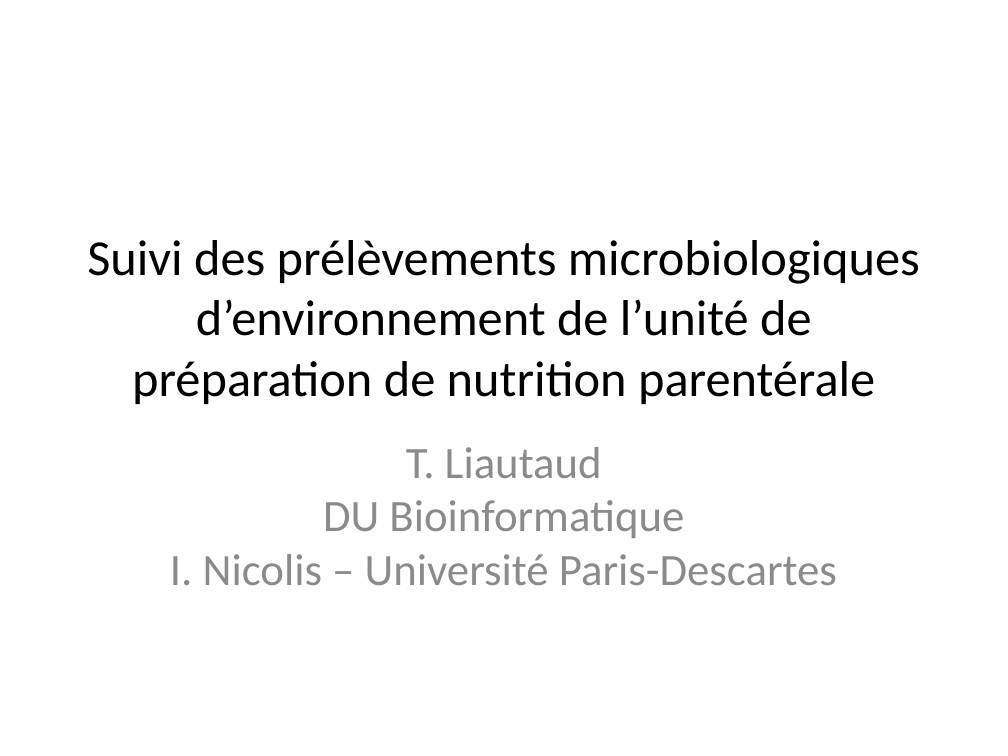
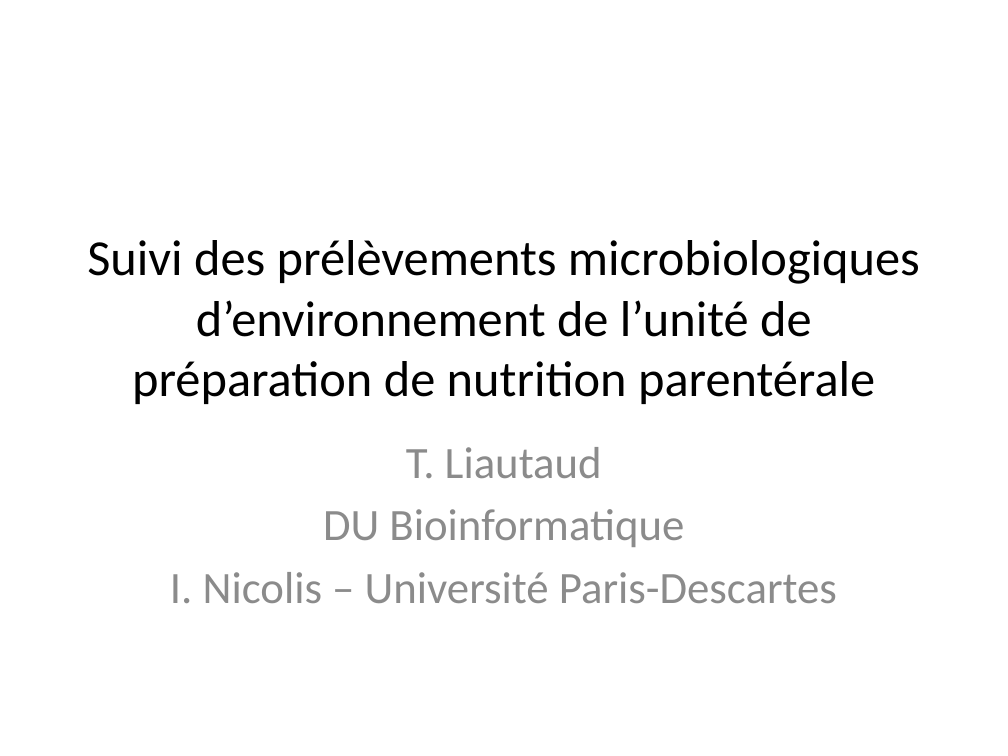
Before and after one commit to liavtavo/controle_microbio, a slide deck: slide 1 of php.pptx. Drawn at 1008x756 pixels with LibreOffice and Linux fonts; fonts in the diff are those of the drawing. Boxes give left, top, right and bottom in pixels: in the first picture for what was removed or moved away, otherwise in the second. Text is boxed around its words. In the diff, an @@ line names an element or a change of style, - is before the commit and + after.

```diff
--- a/php.pptx
+++ b/php.pptx
@@ subtitle "T. Liautaud" at (170,447,837,603): text colour #8B8B8B to #8C8C8C; more space between paragraphs @@
```
Also in this commit, not shown: 13 other slides changed.
